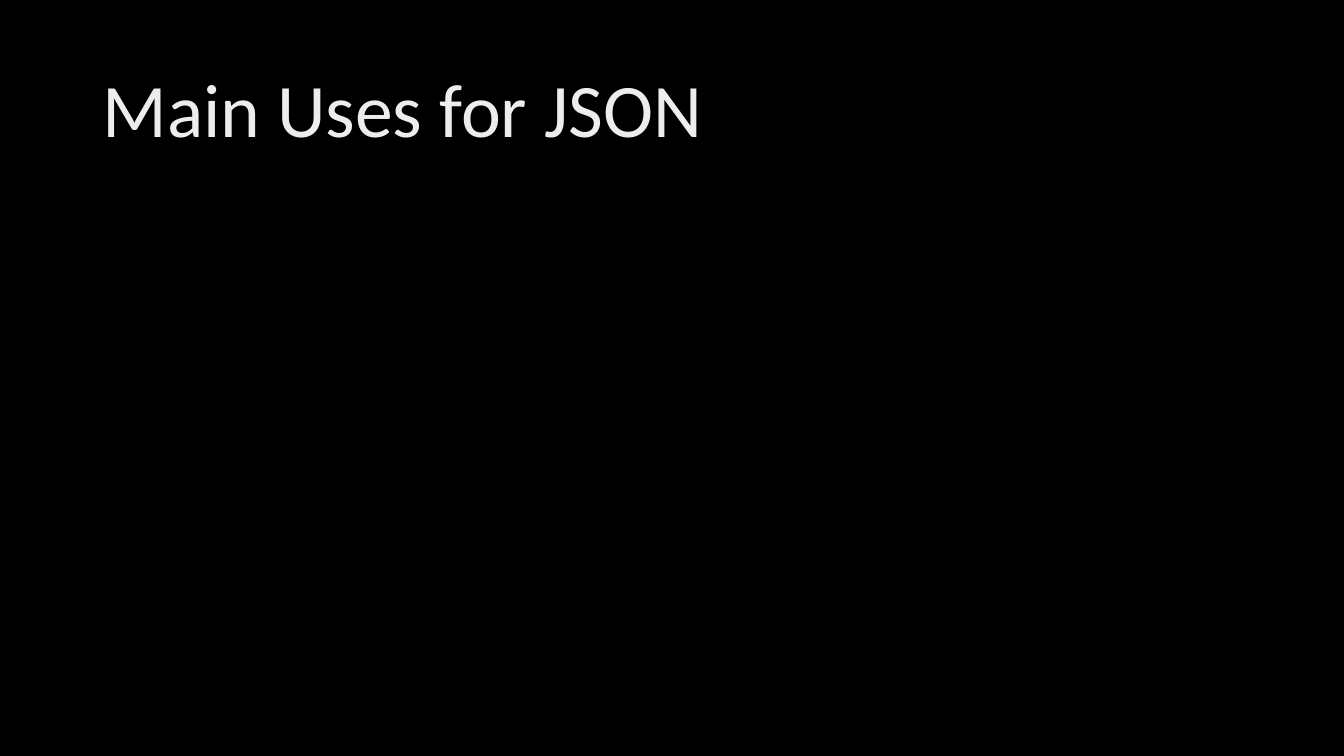
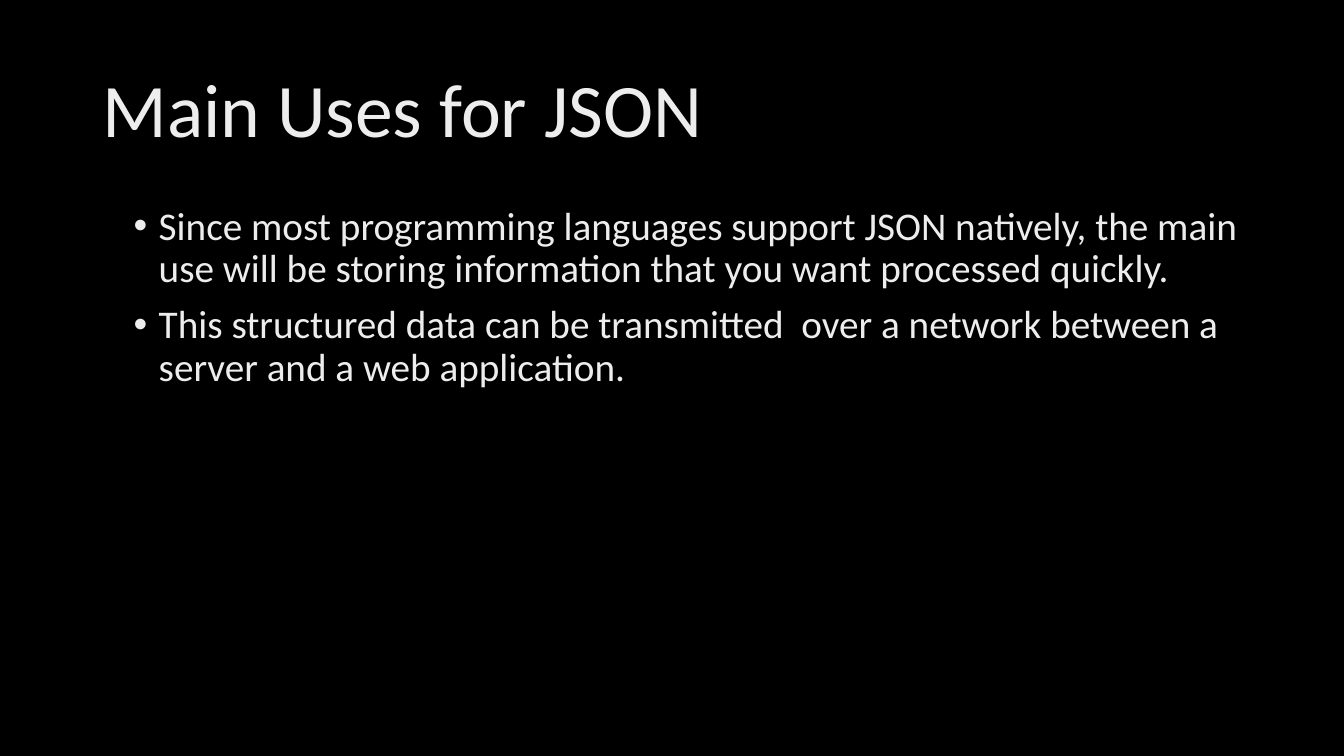
Before and after one commit to saenzpardo/WebDev, a slide deck: slide 3 of written_assignments/JSON Explained.pptx. Drawn at 1344x756 pixels with LibreOffice and Linux fonts; fonts in the diff are those of the drawing; background and template pictures are left out. Boxes give left, top, right and bottom in pixels: in the first picture for what was removed or moved away, otherwise in the second. Text is boxed around its words. In the diff, an @@ line names an element or a change of style, - is before the commit and + after.

Commit message:
finished json pres

```diff
--- a/written_assignments/JSON Explained.pptx
+++ b/written_assignments/JSON Explained.pptx
@@ text added at bbox=[159, 212, 1237, 388], 28 pt, text gradient #BFBFBF to #EDEDED to #FFFFFF @@
+• Since most programming languages support JSON natively, the main use will be storing information that you want processed quickly.
+• This structured data can be transmitted over a network between a server and a web application.
```
Also in this commit, not shown: 2 other slides changed.
